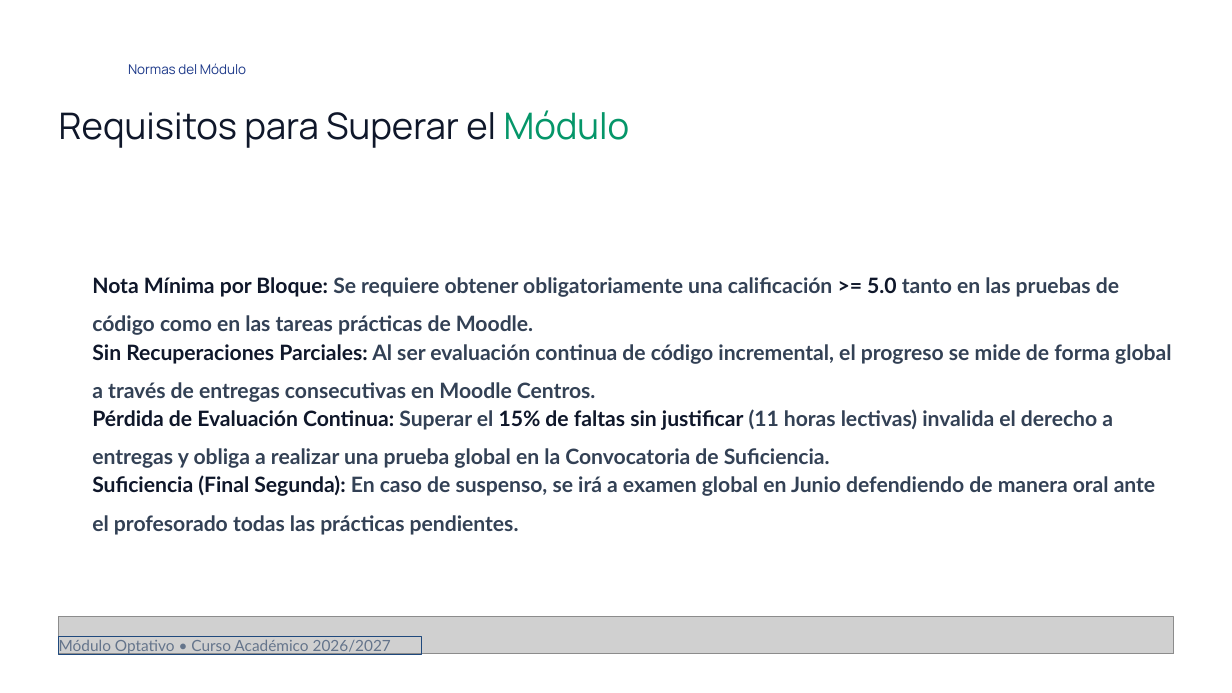
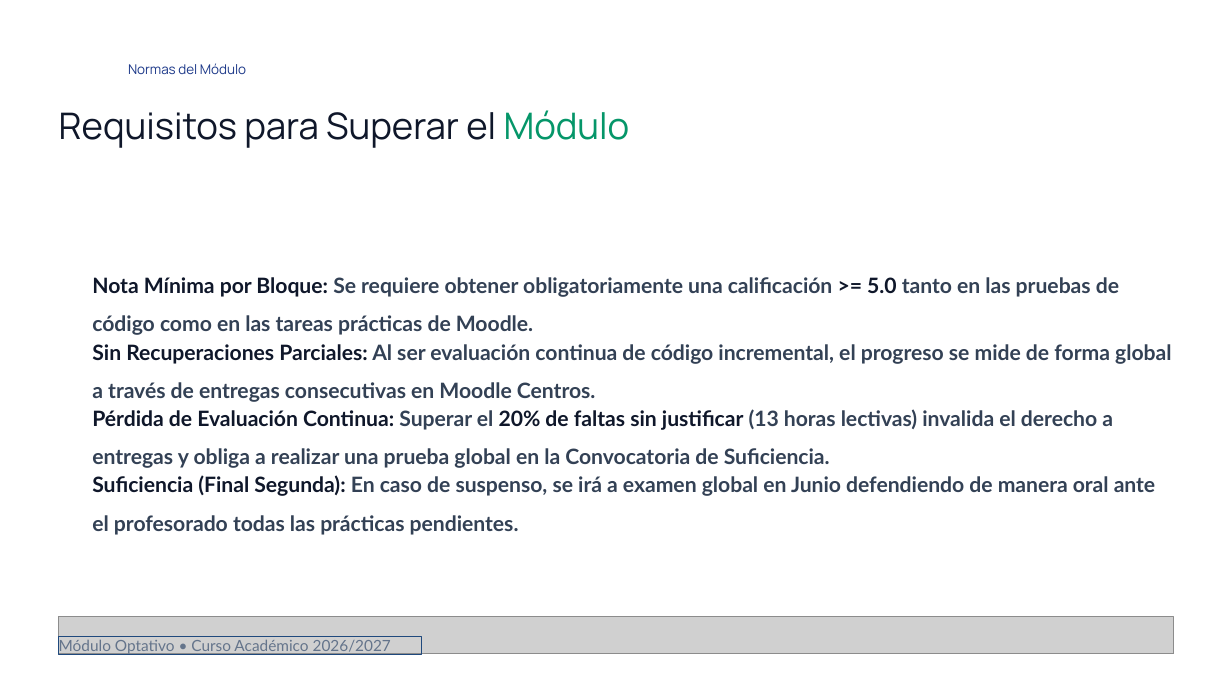
Before and after one commit to juansimonsanchez/html, a slide deck: slide 8 of ogs/OGS_Presentacion.pptx. Drawn at 1232x693 pixels with LibreOffice and Linux fonts; fonts in the diff are those of the drawing; grey boxes stand for pictures; background and template pictures are left out. Boxes give left, top, right and bottom in pixels: in the first picture for what was removed or moved away, otherwise in the second. Text is boxed around its words. In the diff, an @@ line names an element or a change of style, - is before the commit and + after.

```diff
--- a/ogs/OGS_Presentacion.pptx
+++ b/ogs/OGS_Presentacion.pptx
@@ text at (x1=92, y1=409, x2=1113, y2=468): text changed @@
-Pérdida de Evaluación Continua: Superar el 15% de faltas sin justificar (11 horas lectivas) invalida el derecho a entregas y obliga a realizar una prueba global en la Convocatoria de Suficiencia.
+Pérdida de Evaluación Continua: Superar el 20% de faltas sin justificar (13 horas lectivas) invalida el derecho a entregas y obliga a realizar una prueba global en la Convocatoria de Suficiencia.
```
Also in this commit, not shown: 2 other slides changed, 1 other file.
